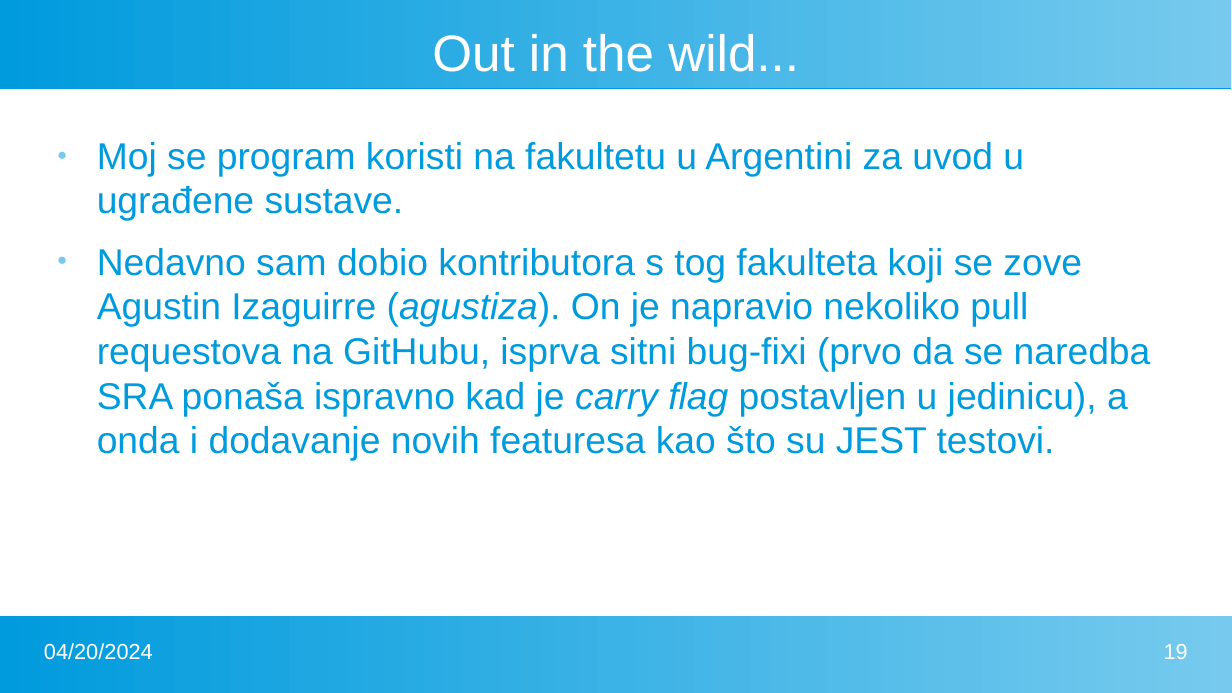
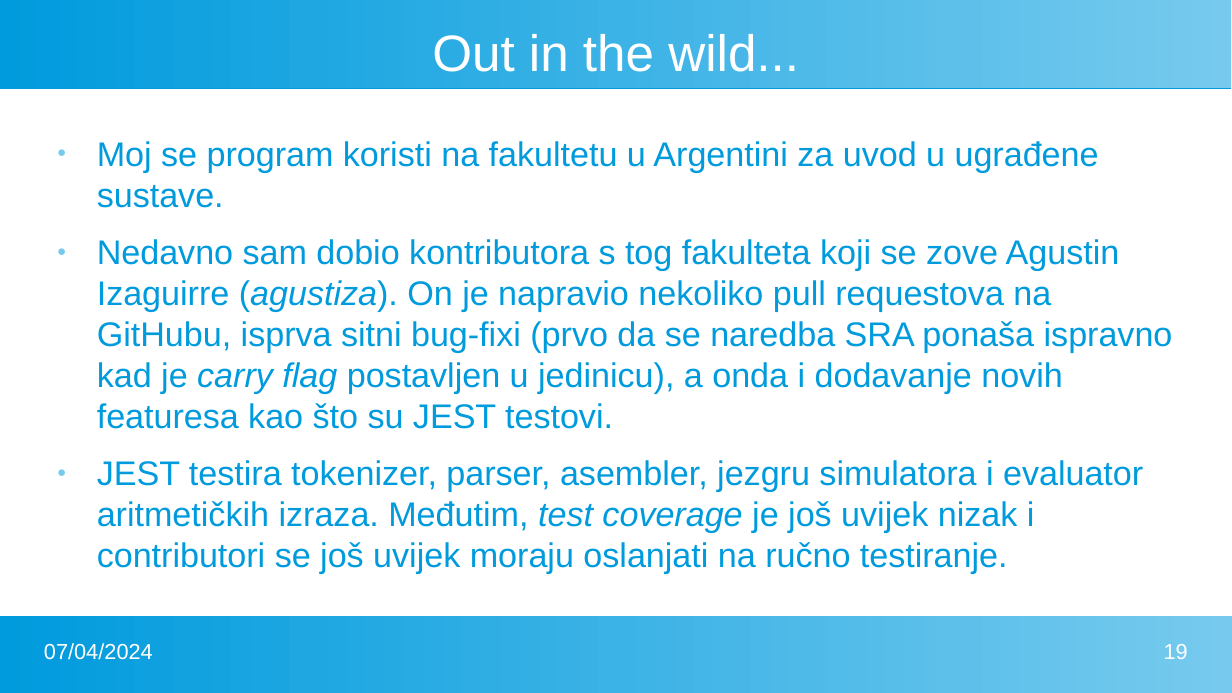
Before and after one commit to FlatAssembler/PicoBlaze_Simulator_in_JS, a slide deck: slide 19 of seminar/PicoBlaze.pptx. Drawn at 1232x693 pixels with LibreOffice and Linux fonts; fonts in the diff are those of the drawing. Boxes give left, top, right and bottom in pixels: in the first picture for what was removed or moved away, otherwise in the second. Text is boxed around its words. In the diff, an @@ line names an element or a change of style, - is before the commit and + after.

```diff
--- a/seminar/PicoBlaze.pptx
+++ b/seminar/PicoBlaze.pptx
@@ text at [97,141,1173,429]: size 24 to 22 pt in "Moj se program koristi na fakultetu u ...", "Nedavno sam dobio kontributora s tog fakulteta ..." @@
@@ text at [97,460,1143,574]: paragraph added @@
+● JEST testira tokenizer, parser, asembler, jezgru simulatora i evaluator aritmetičkih izraza. Međutim, test coverage je još uvijek nizak i contributori se još uvijek moraju oslanjati na ručno testiranje.
@@ text at [44,643,153,660]: text changed @@
-04/20/2024
+07/04/2024
```
Also in this commit, not shown: 21 other slides changed, 1 other file.
